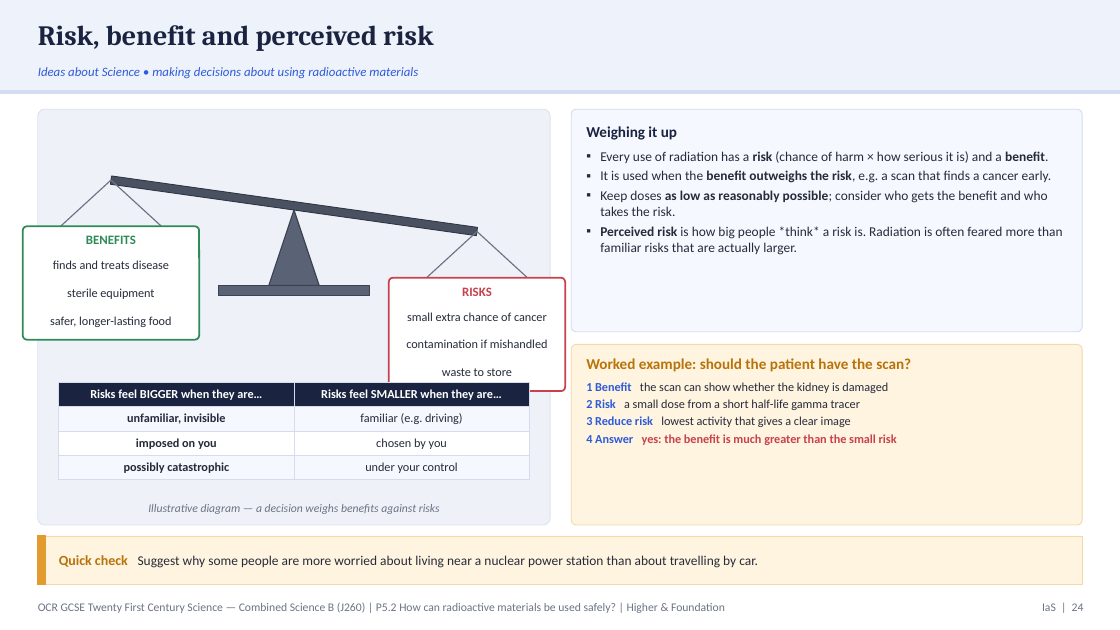
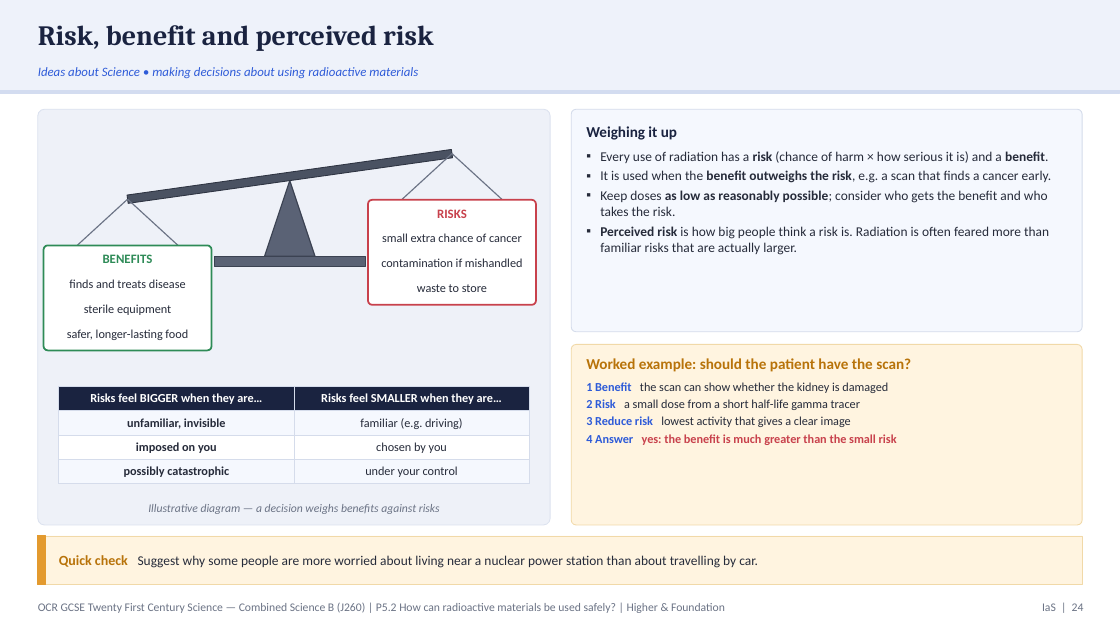
Before and after one commit to pstephenphilip-ship-it/Piri-MBBS, a slide deck: slide 24 of gcse-slides/ocr-physics/OCR21C_P5.2_UsingRadioactiveMaterialsSafely_Combined.pptx. Drawn at 1120x630 pixels with LibreOffice and Linux fonts; fonts in the diff are those of the drawing. Boxes give left, top, right and bottom in pixels: in the first picture for what was removed or moved away, otherwise in the second. Text is boxed around its words. In the diff, an @@ line names an element or a change of style, - is before the commit and + after.

```diff
--- a/gcse-slides/ocr-physics/OCR21C_P5.2_UsingRadioactiveMaterialsSafely_Combined.pptx
+++ b/gcse-slides/ocr-physics/OCR21C_P5.2_UsingRadioactiveMaterialsSafely_Combined.pptx
@@ rectangle at [127, 149, 453, 203]: rotation 8 to 352 degrees @@
@@ 2 lines, 1 text: place and size @@
-2 lines, 1 text at [427, 232, 528, 296]
+2 lines, 1 text at [402, 154, 502, 218]
@@ 2 lines, 1 text: place and size @@
-2 lines, 1 text at [60, 180, 161, 244]
+2 lines, 1 text at [77, 199, 178, 263]
@@ triangle: place and size @@
-triangle at [269, 210, 319, 286]
+triangle at [265, 181, 315, 256]
@@ rounded rectangle at [368, 200, 536, 305]: proportions changed @@
@@ rounded rectangle: place and size @@
-rounded rectangle at [389, 278, 565, 392]
+rounded rectangle at [368, 200, 536, 305]
@@ text "small extra chance of cancer": place and size @@
-text "small extra chance of cancer" at [407, 312, 547, 321]
+text "small extra chance of cancer" at [382, 233, 522, 242]
@@ text at [600, 226, 1049, 255]: text changed @@
-▪ Perceived risk is how big people *think* a risk is. Radiation is often feared more than familiar risks that are actually larger.
+▪ Perceived risk is how big people think a risk is. Radiation is often feared more than familiar risks that are actually larger.
@@ rounded rectangle: place and size @@
-rounded rectangle at [23, 226, 199, 339]
+rounded rectangle at [44, 245, 212, 350]
@@ rounded rectangle at [44, 245, 212, 350]: proportions changed @@
@@ rectangle: place and size @@
-rectangle at [218, 286, 370, 296]
+rectangle at [214, 256, 365, 266]
@@ text "contamination if mishandled": place and size @@
-text "contamination if mishandled" at [406, 339, 548, 348]
+text "contamination if mishandled" at [381, 258, 523, 267]
@@ text "sterile equipment": place and size @@
-text "sterile equipment" at [67, 288, 154, 299]
+text "sterile equipment" at [84, 304, 171, 315]
@@ text "finds and treats disease": place and size @@
-text "finds and treats disease" at [53, 260, 169, 269]
+text "finds and treats disease" at [69, 279, 186, 288]
@@ text "waste to store": place and size @@
-text "waste to store" at [442, 368, 512, 376]
+text "waste to store" at [417, 284, 487, 292]
@@ text "safer, longer-lasting food": place and size @@
-text "safer, longer-lasting food" at [50, 316, 172, 327]
+text "safer, longer-lasting food" at [67, 329, 188, 340]
@@ table: place and size @@
-table at [59, 382, 529, 477]
+table at [59, 386, 529, 481]
```
Also in this commit, not shown: 12 other slides changed, 2 other files.
